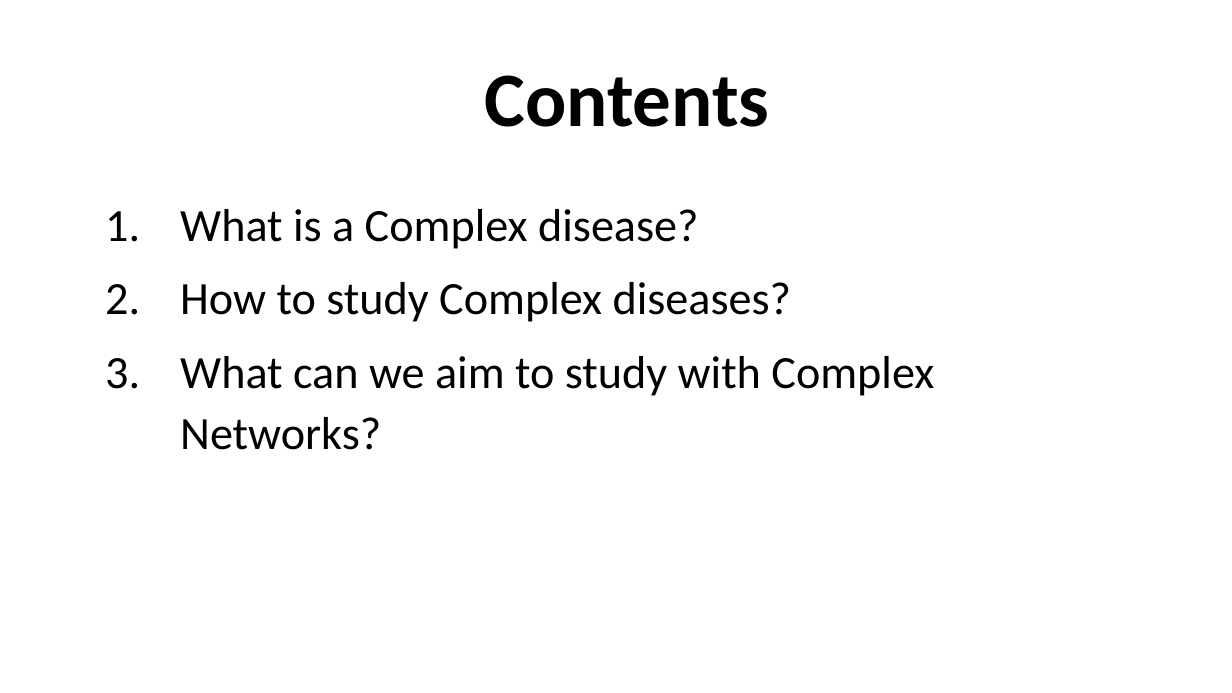
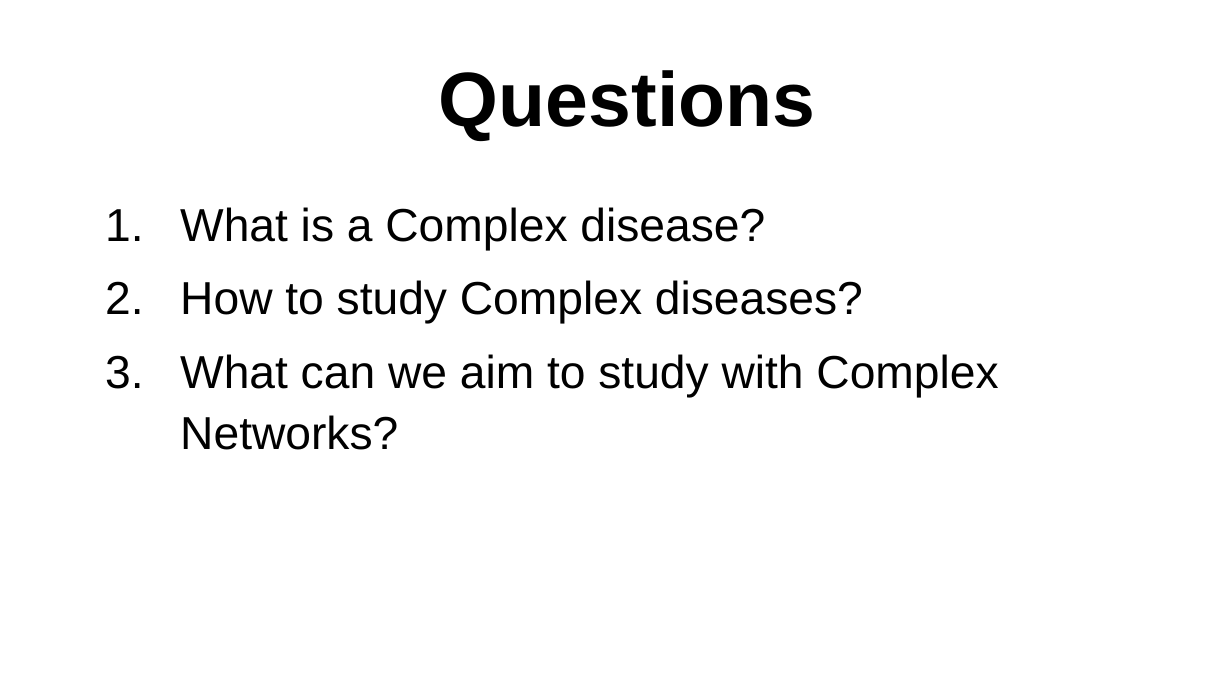
Before and after one commit to VenkiPhy6/seminar-thirdsem, a slide deck: slide 2 of A Primer to Complex Diseases.pptx. Drawn at 1232x693 pixels with LibreOffice and Linux fonts; fonts in the diff are those of the drawing. Boxes give left, top, right and bottom in pixels: in the first picture for what was removed or moved away, otherwise in the second. Text is boxed around its words. In the diff, an @@ line names an element or a change of style, - is before the commit and + after.

```diff
--- a/A Primer to Complex Diseases.pptx
+++ b/A Primer to Complex Diseases.pptx
@@ title at box(439, 70, 815, 141): text changed; font Calibri to Arial @@
-Contents
+Questions
@@ text "What is a Complex disease?" at box(180, 207, 998, 450): font Calibri to Arial @@
```
Also in this commit, not shown: 7 other slides changed, 10 slides added, 2 slides removed, 8 other files.
